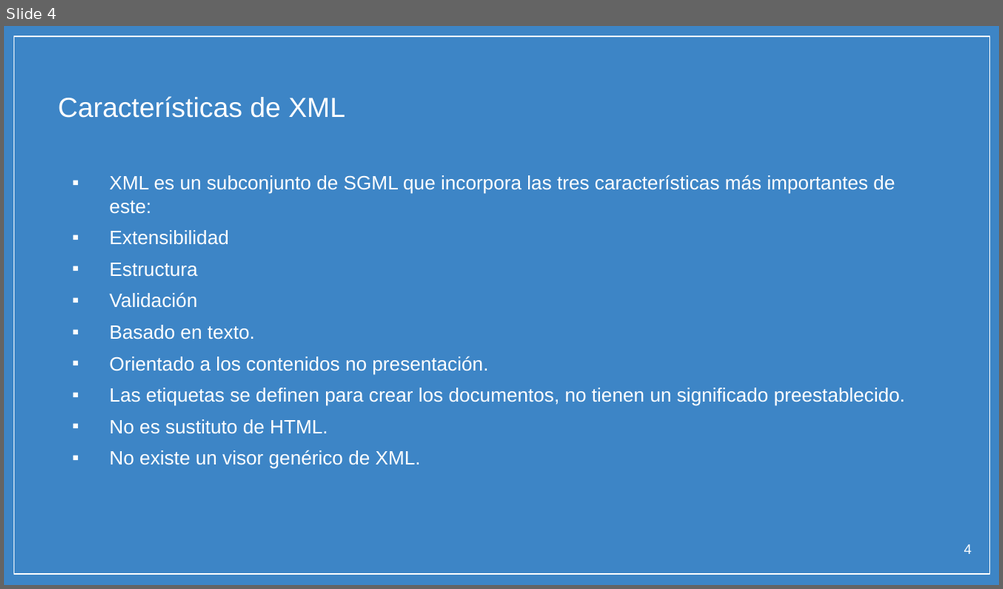
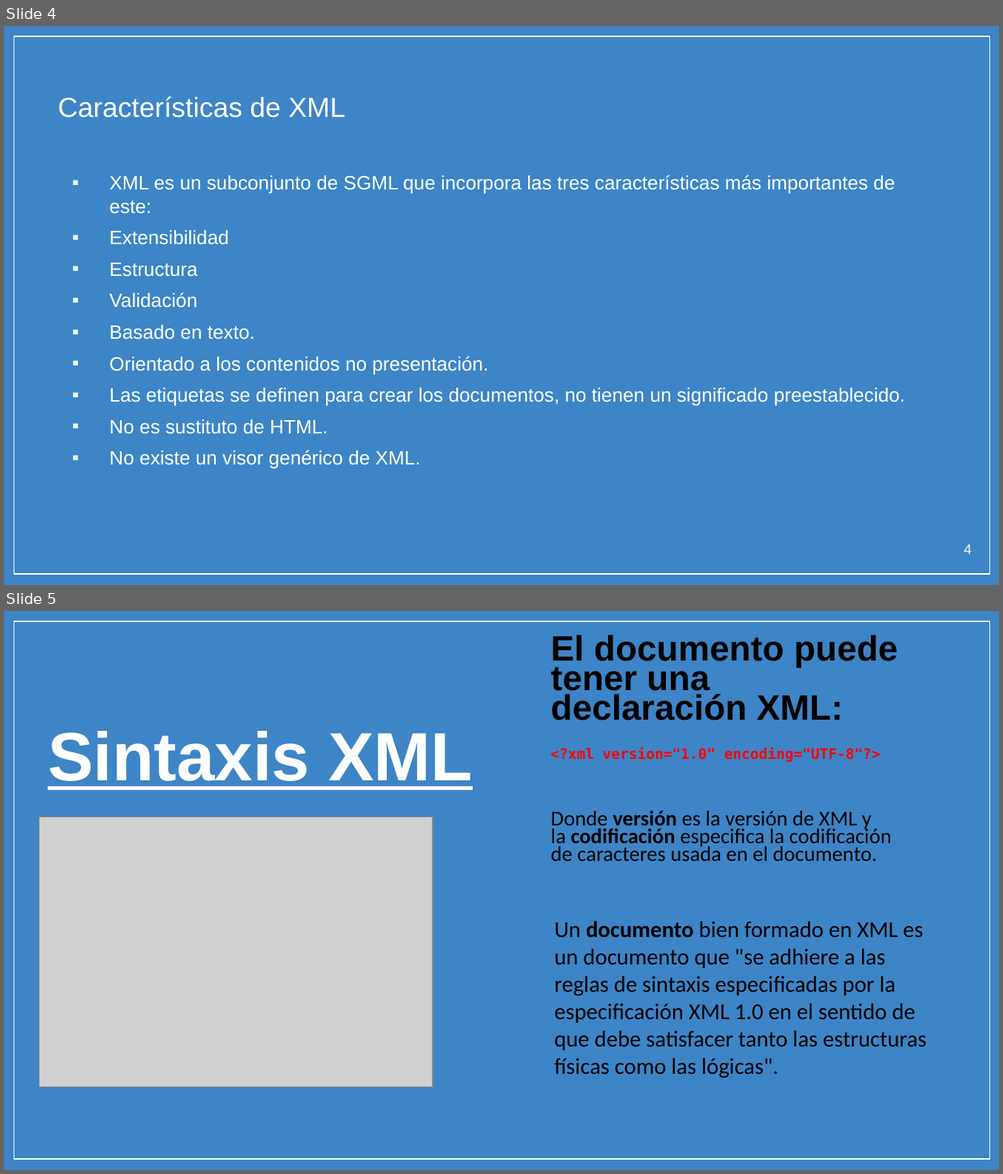
Before and after one commit to micarsan/DAW1-CSS_Avanzado, a slide deck: xml/XML QUE ES.pptx. Shown one above the other, each under a label of ours: slide 4 before the commit, slides 4 and 5 after it. The pictures are 1003x589 and 1003x1174 pixels, drawn with LibreOffice and Linux fonts; fonts in the diff are those of the drawing; grey boxes stand for pictures; background and template pictures are left out. Boxes give left, top, right and bottom in pixels: in the first picture for what was removed or moved away, otherwise in the second. Text is boxed around its words. In the diff, an @@ line names an element or a change of style, - is before the commit and + after.

```diff
--- a/xml/XML QUE ES.pptx
+++ b/xml/XML QUE ES.pptx
@@ slide 5 added at (x1=4, y1=611, x2=999, y2=1170), background picture (left out); not listed: 1 template element that a slide beside it also shows @@
@@ text added at (x1=551, y1=635, x2=897, y2=861), 15.3 pt, text #000000 @@
+El documento puede tener una declaración XML:
+Donde versión es la versión de XML y la codificación especifica la codificación de caracteres usada en el documento.
@@ title added at (x1=48, y1=731, x2=472, y2=790), 49.5 pt, text #FFFFFF, bold, underline @@
+Sintaxis XML
@@ text added at (x1=550, y1=748, x2=880, y2=762), 10.5 pt, text #FF0000, bold @@
+<?xml version="1.0" encoding="UTF-8"?>
@@ picture added at (x1=39, y1=817, x2=432, y2=1086) @@
@@ text added at (x1=554, y1=921, x2=926, y2=1079), 16.5 pt, text #000000 @@
+Un documento bien formado en XML es un documento que "se adhiere a las reglas de sintaxis especificadas por la especificación XML 1.0 en el sentido de que debe satisfacer tanto las estructuras físicas como las lógicas".
```
Also in this commit, not shown: 2 other slides added, 1 other file.
